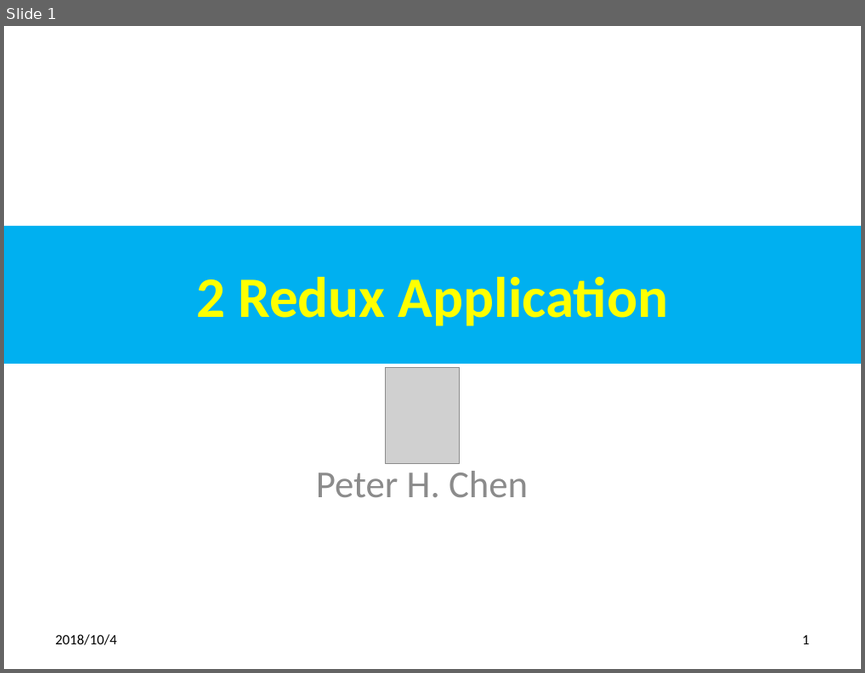
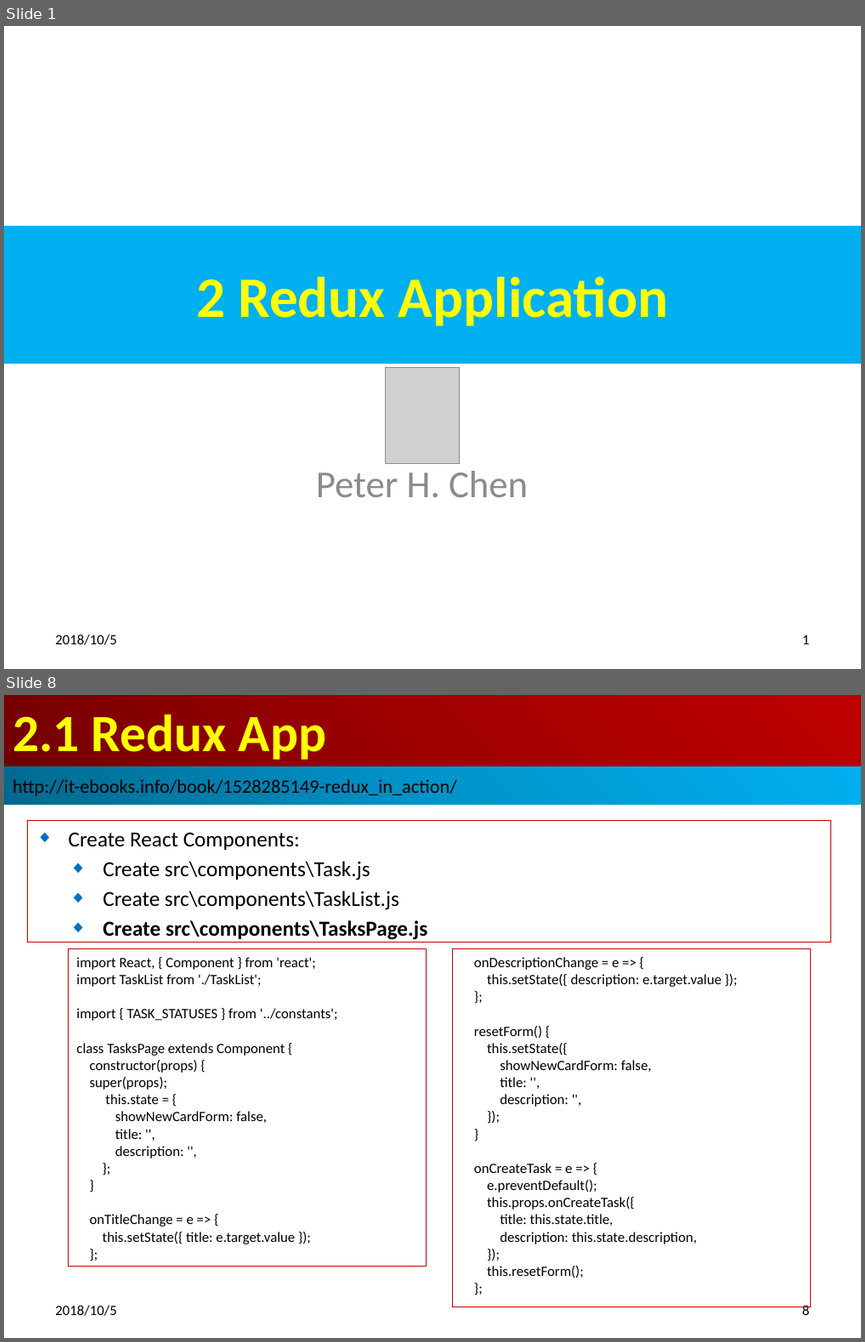
Before and after one commit to peterhchen/redux-code, a slide deck: 15_Ch02_ReduxApp.pptx. Shown one above the other, each under a label of ours: slide 1 before the commit, slides 1 and 8 after it; the slides between them are not shown. The pictures are 865x673 and 865x1342 pixels, drawn with LibreOffice and Linux fonts; fonts in the diff are those of the drawing; grey boxes stand for pictures. Boxes give left, top, right and bottom in pixels: in the first picture for what was removed or moved away, otherwise in the second. Text is boxed around its words. In the diff, an @@ line names an element or a change of style, - is before the commit and + after.

```diff
--- a/15_Ch02_ReduxApp.pptx
+++ b/15_Ch02_ReduxApp.pptx
@@ slide 8 added at bbox=[4, 695, 861, 1338], background #FFFFFF @@
@@ title added at bbox=[4, 695, 861, 767], fill gradient #720000 to #A20000 to #C00000, 44 pt, text #FFFF00, bold @@
+2.1 Redux App
@@ rectangle added at bbox=[4, 767, 861, 805], fill gradient #00688E to #0094CA to #00B0F0, 16 pt, text #000000 @@
+http://it-ebooks.info/book/1528285149-redux_in_action/
@@ subtitle added at bbox=[28, 821, 831, 942], outline #C00000 0.75 pt, 18 pt, text #000000 @@
+◆ Create React Components:
+◆ Create src\components\Task.js
+◆ Create src\components\TaskList.js
+◆ Create src\components\TasksPage.js
@@ rectangle added at bbox=[69, 948, 426, 1265], outline #C00000 0.75 pt, 12 pt, text #000000 @@
+import React, { Component } from 'react';
+import TaskList from './TaskList';
+import { TASK_STATUSES } from '../constants';
+class TasksPage extends Component {
+constructor(props) {
+super(props);
+this.state = {
+showNewCardForm: false,
+title: '',
+description: '',
+};
+}
+onTitleChange = e => {
+this.setState({ title: e.target.value });
+};
@@ rectangle added at bbox=[453, 948, 811, 1306], outline #C00000 0.75 pt, 12 pt, text #000000 @@
+onDescriptionChange = e => {
+this.setState({ description: e.target.value });
+};
+resetForm() {
+this.setState({
+showNewCardForm: false,
+title: '',
+description: '',
+});
+}
+onCreateTask = e => {
+e.preventDefault();
+this.props.onCreateTask({
+title: this.state.title,
+description: this.state.description,
+});
+this.resetForm();
+};
@@ text added at bbox=[55, 1304, 116, 1315], 12 pt, text #000000 @@
+2018/10/5
@@ page number added at bbox=[802, 1304, 809, 1315], 12 pt, text #000000 @@
+8
@@ slide 1 changed as well @@
@@ text at bbox=[55, 634, 116, 645]: text changed @@
-2018/10/4
+2018/10/5
```
Also in this commit, not shown: 3 other slides changed, 12 other slides added.
